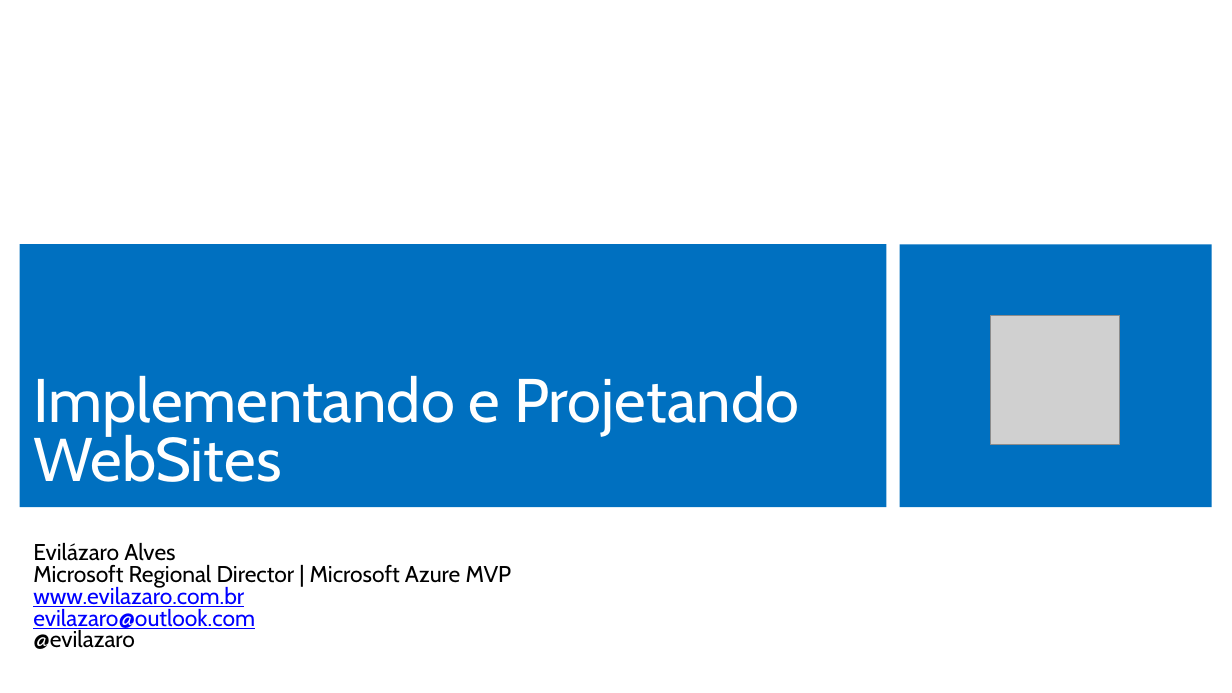
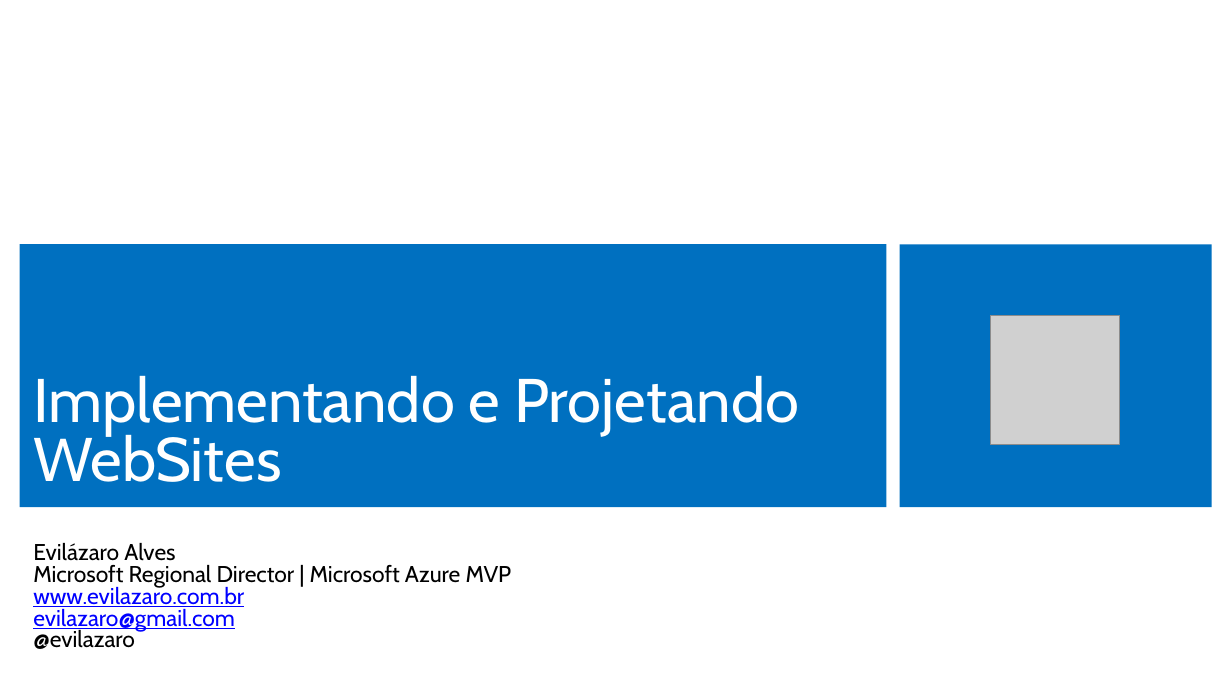
Before and after one commit to Evilazaro/MCSDAzureTraining, a slide deck: slide 1 of Implement and Design Websites/Implement and Design WebSites.pptx. Drawn at 1232x693 pixels with LibreOffice and Linux fonts; fonts in the diff are those of the drawing; grey boxes stand for pictures. Boxes give left, top, right and bottom in pixels: in the first picture for what was removed or moved away, otherwise in the second. Text is boxed around its words. In the diff, an @@ line names an element or a change of style, - is before the commit and + after.

```diff
--- a/Implement and Design Websites/Implement and Design WebSites.pptx
+++ b/Implement and Design Websites/Implement and Design WebSites.pptx
@@ subtitle at [33,606,235,632]: text changed @@
-evilazaro@outlook.com
+evilazaro@gmail.com
```
Also in this commit, not shown: 34 other slides changed, 2 slides added.
